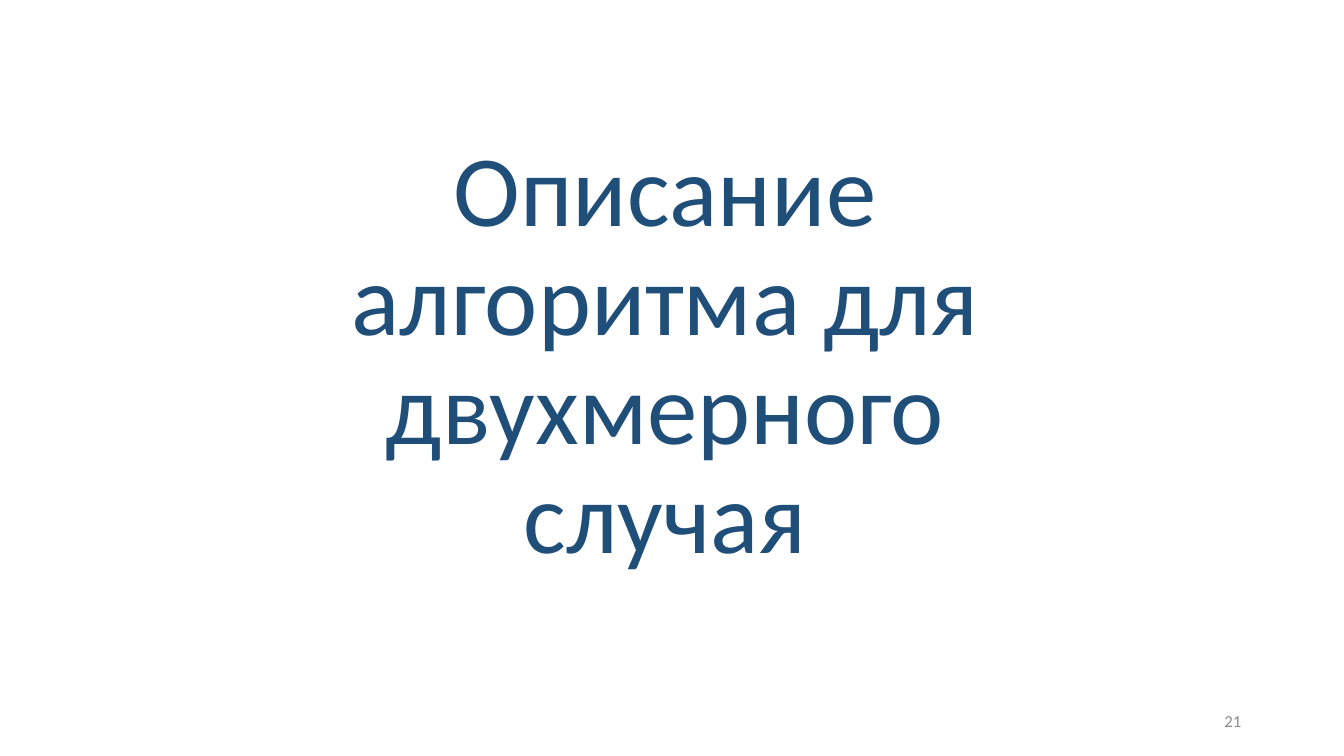
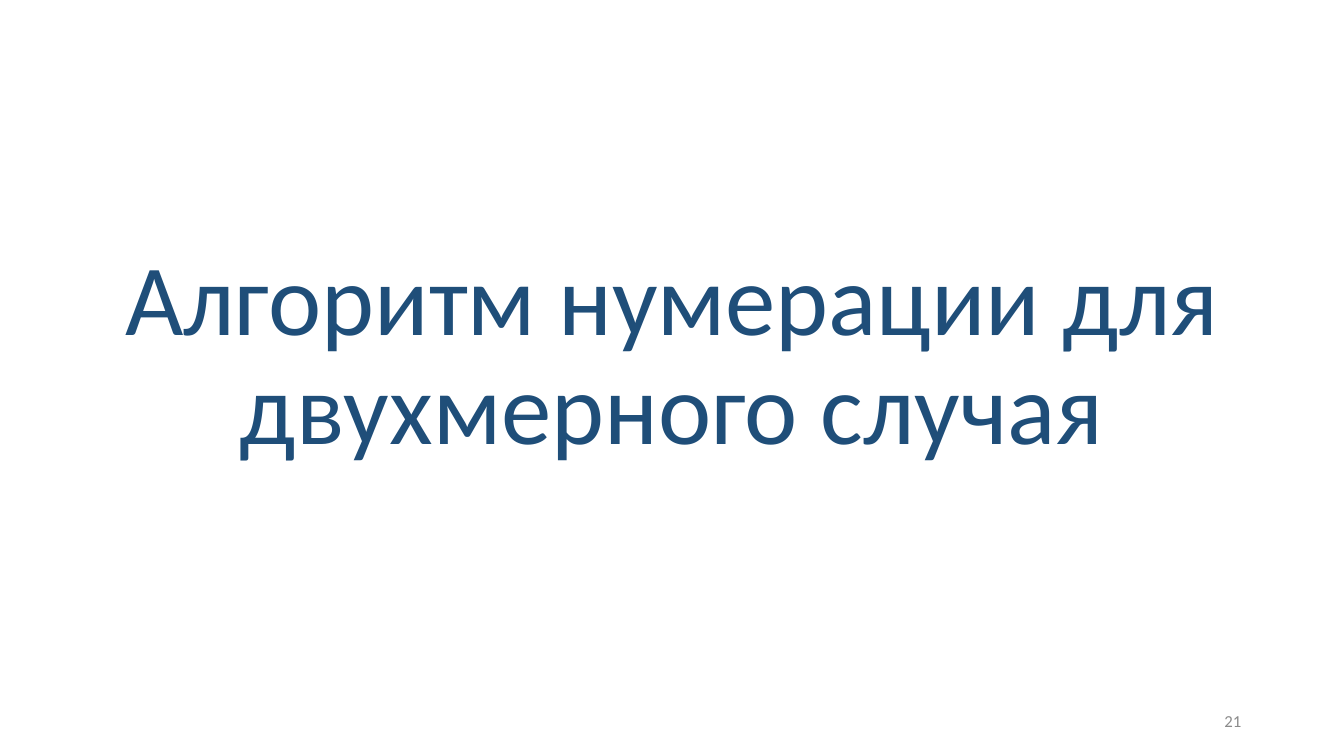
Before and after one commit to Linserous/NumericalGridGeneration, a slide deck: slide 21 of docs/Презентация v0.8.1.pptx. Drawn at 1344x756 pixels with LibreOffice and Linux fonts; fonts in the diff are those of the drawing. Boxes give left, top, right and bottom in pixels: in the first picture for what was removed or moved away, otherwise in the second. Text is boxed around its words. In the diff, an @@ line names an element or a change of style, - is before the commit and + after.

```diff
--- a/docs/Презентация v0.8.1.pptx
+++ b/docs/Презентация v0.8.1.pptx
@@ text at bbox=[125, 270, 1218, 461]: text changed @@
-Описание алгоритма для двухмерного случая
+Алгоритм нумерации для двухмерного случая
```
Also in this commit, not shown: 9 other slides changed, 1 slide removed.
